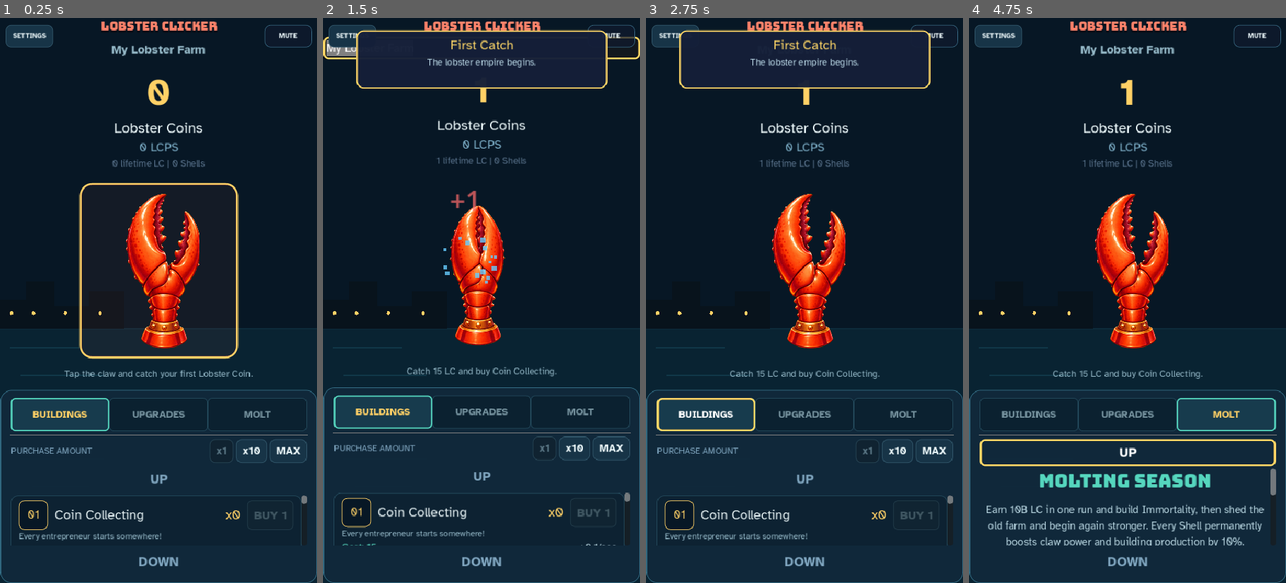
Above: before the commit, frames 1-4 (left to right).
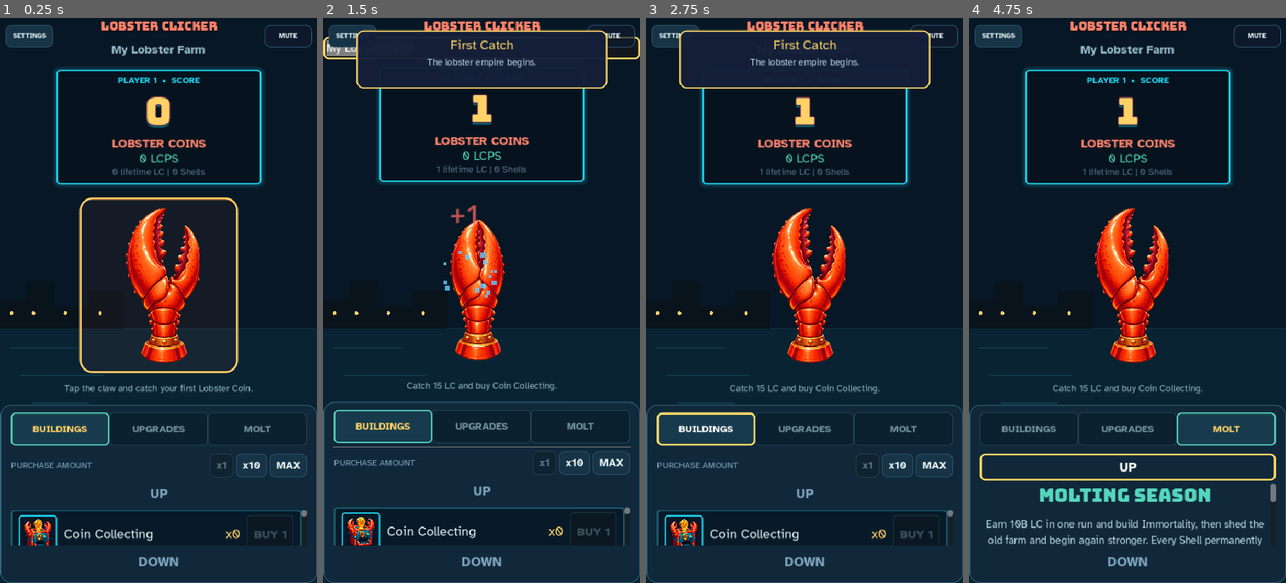
Above: after the commit, the same moments.

Repository: thecryptomasters/lobster-clicker
Game: Godot game, scene res://scenes/main.tscn
The game is run twice, just before and just after one commit, with the same random seed, the same clock (stepped at 60 frames per second) and the same inputs.
Inputs (mouse positions are in pixels of both pictures, inside the frame that each line leads up to; where the layout moved, square brackets give the same spot in the first picture):
- Up to frame 1 (0.25 s): no input
- Up to frame 2 (1.5 s): click "My Lobster Farm" at 0.5 s; click (481, 283) [481, 266] at 1.25 s
- Up to frame 3 (2.75 s): click "BUILDINGS" at 2 s
- Up to frame 4 (4.75 s): click "UPGRADES" at 2.75 s; click "MOLT" at 3.5 s; click "UP" at 4.25 s

The runs differ from the first frame. In frame 1, 13% of the frame differs, in the area x 0-100%, y 8-94%; in frame 2, 11%; in frame 3, 11%; in frame 4, 15%.

Commit message:
feat: shape neo arcade visual identity

Diff:
--- a/scenes/building_item.gd
+++ b/scenes/building_item.gd
@@ -1,4 +1,10 @@
 extends PanelContainer
+
+const BUILDING_ICONS: Array[Texture2D] = [
+	preload("res://assets/art/buildings/coin_collecting.png"),
+	preload("res://assets/art/buildings/lobster_memes.png"),
+	preload("res://assets/art/buildings/fishcord_server.png"),
+]
 
 var building_index: int = 0
 
@@ -10,6 +16,8 @@
 @onready var buy_button: Button = %BuyButton
 @onready var total_lps_label: Label = %TotalLpsLabel
 @onready var icon_badge: Label = %IconBadge
+@onready var icon_frame: PanelContainer = %IconFrame
+@onready var icon_texture: TextureRect = %IconTexture
 
 var _affordable_style: StyleBoxFlat
 var _unaffordable_style: StyleBoxFlat
@@ -25,69 +33,78 @@
 	GameManager.purchase_mode_changed.connect(_on_purchase_mode_changed)
 
 	_affordable_style = StyleBoxFlat.new()
-	_affordable_style.bg_color = Color("#e9553f")
-	_affordable_style.border_width_left = 1
-	_affordable_style.border_width_top = 1
-	_affordable_style.border_width_right = 1
-	_affordable_style.border_width_bottom = 1
-	_affordable_style.border_color = Color("#ff846b")
-	_affordable_style.corner_radius_top_left = 6
-	_affordable_style.corner_radius_top_right = 6
-	_affordable_style.corner_radius_bottom_left = 6
-	_affordable_style.corner_radius_bottom_right = 6
+	_affordable_style.bg_color = Color("#d9453d")
+	_affordable_style.border_width_left = 2
+	_affordable_style.border_width_top = 2
+	_affordable_style.border_width_right = 2
+	_affordable_style.border_width_bottom = 2
+	_affordable_style.border_color = Color("#ffd166")
+	_affordable_style.corner_radius_top_left = 4
+	_affordable_style.corner_radius_top_right = 4
+	_affordable_style.corner_radius_bottom_left = 4
+	_affordable_style.corner_radius_bottom_right = 4
 	_affordable_style.content_margin_left = 8.0
 	_affordable_style.content_margin_right = 8.0
 	_affordable_style.content_margin_top = 4.0
 	_affordable_style.content_margin_bottom = 4.0
 
 	_unaffordable_style = StyleBoxFlat.new()
-	_unaffordable_style.bg_color = Color("#173447")
+	_unaffordable_style.bg_color = Color("#102331")
 	_unaffordable_style.border_width_left = 1
 	_unaffordable_style.border_width_top = 1
 	_unaffordable_style.border_width_right = 1
 	_unaffordable_style.border_width_bottom = 1
-	_unaffordable_style.border_color = Color("#31566a")
-	_unaffordable_style.corner_radius_top_left = 6
-	_unaffordable_style.corner_radius_top_right = 6
-	_unaffordable_style.corner_radius_bottom_left = 6
-	_unaffordable_style.corner_radius_bottom_right = 6
+	_unaffordable_style.border_color = Color("#274f62")
+	_unaffordable_style.corner_radius_top_left = 4
+	_unaffordable_style.corner_radius_top_right = 4
+	_unaffordable_style.corner_radius_bottom_left = 4
+	_unaffordable_style.corner_radius_bottom_right = 4
 	_unaffordable_style.content_margin_left = 8.0
 	_unaffordable_style.content_margin_right = 8.0
 	_unaffordable_style.content_margin_top = 4.0
 	_unaffordable_style.content_margin_bottom = 4.0
 
 	_card_style = StyleBoxFlat.new()
-	_card_style.bg_color = Color("#0d2232")
-	_card_style.border_width_left = 1
-	_card_style.border_width_top = 1
-	_card_style.border_width_right = 1
-	_card_style.border_width_bottom = 1
-	_card_style.border_color = Color("#23495b")
-	_card_style.corner_radius_top_left = 10
-	_card_style.corner_radius_top_right = 10
-	_card_style.corner_radius_bottom_left = 10
-	_card_style.corner_radius_bottom_right = 10
+	_card_style.bg_color = Color("#081a28")
+	_card_style.border_width_left = 2
+	_card_style.border_width_top = 2
+	_card_style.border_width_right = 2
+	_card_style.border_width_bottom = 2
+	_card_style.border_color = Color("#1f6075")
+	_card_style.corner_radius_top_left = 5
+	_card_style.corner_radius_top_right = 5
+	_card_style.corner_radius_bottom_left = 5
+	_card_style.corner_radius_bottom_right = 5
+	_card_style.shadow_color = Color(0.02, 0.9, 1.0, 0.08)
+	_card_style.shadow_size = 3
 	_card_style.content_margin_left = 12.0
 	_card_style.content_margin_right = 12.0
 	_card_style.content_margin_top = 8.0
 	_card_style.content_margin_bottom = 8.0
 
 	_card_affordable_style = _card_style.duplicate() as StyleBoxFlat
-	_card_affordable_style.bg_color = Color("#102d3d")
-	_card_affordable_style.border_color = Color("#3a7180")
+	_card_affordable_style.bg_color = Color("#0d2b39")
+	_card_affordable_style.border_color = Color("#55d6be")
+	_card_affordable_style.shadow_color = Color(0.33, 0.84, 0.75, 0.22)
+	_card_affordable_style.shadow_size = 5
 
 	_badge_style = StyleBoxFlat.new()
 	_badge_style.bg_color = Color("#071725")
-	_badge_style.border_width_left = 1
-	_badge_style.border_width_top = 1
-	_badge_style.border_width_right = 1
-	_badge_style.border_width_bottom = 1
-	_badge_style.border_color = Color("#ffd166")
-	_badge_style.corner_radius_top_left = 8
-	_badge_style.corner_radius_top_right = 8
-	_badge_style.corner_radius_bottom_left = 8
-	_badge_style.corner_radius_bottom_right = 8
-	icon_badge.add_theme_stylebox_override("normal", _badge_style)
+	_badge_style.border_width_left = 2
+	_badge_style.border_width_top = 2
+	_badge_style.border_width_right = 2
+	_badge_style.border_width_bottom = 2
+	_badge_style.border_color = Color("#1dd9f2")
+	_badge_style.corner_radius_top_left = 4
+	_badge_style.corner_radius_top_right = 4
+	_badge_style.corner_radius_bottom_left = 4
+	_badge_style.corner_radius_bottom_right = 4
+	_badge_style.content_margin_left = 3.0
+	_badge_style.content_margin_right = 3.0
+	_badge_style.content_margin_top = 3.0
+	_badge_style.content_margin_bottom = 3.0
+	icon_frame.add_theme_stylebox_override("panel", _badge_style)
+	icon_texture.pivot_offset = icon_texture.size * 0.5
 
 	_refresh()
 
@@ -99,6 +116,16 @@
 func _refresh() -> void:
 	var def: Dictionary = GameManager.building_defs[building_index]
 	icon_badge.text = "%02d" % (building_index + 1)
+	if building_index < BUILDING_ICONS.size():
+		icon_texture.texture = BUILDING_ICONS[building_index]
+		icon_texture.visible = true
+		icon_badge.visible = false
+		icon_frame.tooltip_text = "%s arcade cabinet" % def["name"]
+	else:
+		icon_texture.texture = null
+		icon_texture.visible = false
+		icon_badge.visible = true
+		icon_frame.tooltip_text = "Building %02d" % (building_index + 1)
 	name_label.text = def["name"]
 	desc_label.text = def["desc"]
 	var cost := GameManager.get_selected_building_cost(building_index)
@@ -157,9 +184,15 @@
 	if index == building_index:
 		_refresh()
 		if not GameManager.reduced_motion:
-			var tween := create_tween()
-			modulate = Color("#ffd166")
-			tween.tween_property(self, "modulate", Color.WHITE, 0.22)
+			icon_texture.pivot_offset = icon_texture.size * 0.5
+			icon_texture.scale = Vector2(0.82, 0.82)
+			icon_texture.modulate = Color("#fff2a8")
+			var tween := create_tween().set_parallel(true)
+			tween.set_trans(Tween.TRANS_BACK).set_ease(Tween.EASE_OUT)
+			tween.tween_property(icon_texture, "scale", Vector2.ONE, 0.28)
+			tween.tween_property(icon_texture, "modulate", Color.WHITE, 0.24)
+			modulate = Color("#6fffe9")
+			tween.tween_property(self, "modulate", Color.WHITE, 0.3)
 
 func _on_lps_changed(_lps: float) -> void:
 	if is_node_ready():
--- a/scenes/building_item.tscn
+++ b/scenes/building_item.tscn
@@ -3,7 +3,7 @@
 [ext_resource type="Script" path="res://scenes/building_item.gd" id="1_script"]
 
 [node name="BuildingItem" type="PanelContainer"]
-custom_minimum_size = Vector2(0, 96)
+custom_minimum_size = Vector2(0, 108)
 size_flags_horizontal = 3
 script = ExtResource("1_script")
 
@@ -15,10 +15,21 @@
 layout_mode = 2
 theme_override_constants/separation = 10
 
-[node name="IconBadge" type="Label" parent="VBox/TopRow"]
+[node name="IconFrame" type="PanelContainer" parent="VBox/TopRow"]
 unique_name_in_owner = true
 layout_mode = 2
-custom_minimum_size = Vector2(44, 44)
+custom_minimum_size = Vector2(58, 58)
+
+[node name="IconTexture" type="TextureRect" parent="VBox/TopRow/IconFrame"]
+unique_name_in_owner = true
+layout_mode = 2
+mouse_filter = 2
+expand_mode = 1
+stretch_mode = 5
+
+[node name="IconBadge" type="Label" parent="VBox/TopRow/IconFrame"]
+unique_name_in_owner = true
+layout_mode = 2
 text = "01"
 horizontal_alignment = 1
 vertical_alignment = 1
--- a/scenes/main.gd
+++ b/scenes/main.gd
@@ -31,6 +31,9 @@
 @onready var farm_name_button: Button = %FarmNameButton
 @onready var farm_name_edit: LineEdit = %FarmNameEdit
 @onready var lobster_count_label: Label = %LobsterCountLabel
+@onready var score_panel: PanelContainer = %ScorePanel
+@onready var score_header: Label = %ScoreHeader
+@onready var lobster_word: Label = %LobsterWord
 @onready var lps_label: Label = %LpsLabel
 @onready var lifetime_label: Label = %LifetimeLabel
 @onready var claw_button: Button = %ClawButton
@@ -358,9 +361,9 @@
 	else:
 		lps_label.text = "%s LCPS" % GameManager.format_number(effective_lps)
 	if boost_mult > 1.0 or GameManager.single_building_boost_time > 0:
-		lps_label.add_theme_color_override("font_color", Color("#f39c12"))
+		lps_label.add_theme_color_override("font_color", COIN_GOLD)
 	else:
-		lps_label.add_theme_color_override("font_color", Color(0.5, 0.7, 0.8, 1))
+		lps_label.add_theme_color_override("font_color", SEAFOAM)
 
 var _click_debounce: float = 0.0
 const CLICK_DEBOUNCE_TIME := 0.05
@@ -487,7 +490,22 @@
 	theme.set_stylebox("disabled", "Button", _make_style(Color("#102331"), Color("#274555")))
 
 	title_label.add_theme_font_override("font", DisplayFont)
-	lobster_count_label.add_theme_font_override("font", UiBoldFont)
+	lobster_count_label.add_theme_font_override("font", DisplayFont)
+	lobster_count_label.add_theme_constant_override("outline_size", 5)
+	lobster_count_label.add_theme_color_override("font_outline_color", Color("#5d2348"))
+	lobster_count_label.add_theme_constant_override("shadow_offset_x", 0)
+	lobster_count_label.add_theme_constant_override("shadow_offset_y", 4)
+	lobster_count_label.add_theme_color_override("font_shadow_color", Color(0.05, 0.95, 1.0, 0.32))
+	score_header.add_theme_font_override("font", UiBoldFont)
+	lobster_word.add_theme_font_override("font", UiBoldFont)
+	var score_style := _make_style(Color("#06131f"), Color("#1dd9f2"), 5, 2)
+	score_style.content_margin_left = 18.0
+	score_style.content_margin_right = 18.0
+	score_style.content_margin_top = 8.0
+	score_style.content_margin_bottom = 9.0
+	score_style.shadow_color = Color(0.11, 0.85, 0.95, 0.22)
+	score_style.shadow_size = 7
+	score_panel.add_theme_stylebox_override("panel", score_style)
 	shell_count_label.add_theme_font_override("font", UiBoldFont)
 	var molt_title := get_node_or_null("RootContainer/RightPanel/VBox/ScrollContainer/MoltContainer/MoltTitle") as Label
 	if molt_title:
--- a/scenes/main.tscn
+++ b/scenes/main.tscn
@@ -106,7 +106,25 @@
 layout_mode = 2
 custom_minimum_size = Vector2(0, 4)
 
-[node name="LobsterCountLabel" type="Label" parent="RootContainer/LeftSection"]
+[node name="ScorePanel" type="PanelContainer" parent="RootContainer/LeftSection"]
+unique_name_in_owner = true
+layout_mode = 2
+size_flags_horizontal = 4
+custom_minimum_size = Vector2(310, 0)
+
+[node name="ScoreVBox" type="VBoxContainer" parent="RootContainer/LeftSection/ScorePanel"]
+layout_mode = 2
+theme_override_constants/separation = 0
+
+[node name="ScoreHeader" type="Label" parent="RootContainer/LeftSection/ScorePanel/ScoreVBox"]
+unique_name_in_owner = true
+layout_mode = 2
+text = "PLAYER 1  •  SCORE"
+horizontal_alignment = 1
+theme_override_colors/font_color = Color(0.1137, 0.851, 0.949, 1)
+theme_override_font_sizes/font_size = 13
+
+[node name="LobsterCountLabel" type="Label" parent="RootContainer/LeftSection/ScorePanel/ScoreVBox"]
 unique_name_in_owner = true
 layout_mode = 2
 text = "0"
@@ -114,22 +132,23 @@
 theme_override_colors/font_color = Color(1, 0.8196, 0.4, 1)
 theme_override_font_sizes/font_size = 56
 
-[node name="LobsterWord" type="Label" parent="RootContainer/LeftSection"]
-layout_mode = 2
-text = "Lobster Coins"
-horizontal_alignment = 1
-theme_override_colors/font_color = Color(0.9176, 0.9647, 0.9725, 1)
-theme_override_font_sizes/font_size = 22
-
-[node name="LpsLabel" type="Label" parent="RootContainer/LeftSection"]
+[node name="LobsterWord" type="Label" parent="RootContainer/LeftSection/ScorePanel/ScoreVBox"]
+unique_name_in_owner = true
+layout_mode = 2
+text = "LOBSTER COINS"
+horizontal_alignment = 1
+theme_override_colors/font_color = Color(1, 0.5137, 0.4196, 1)
+theme_override_font_sizes/font_size = 18
+
+[node name="LpsLabel" type="Label" parent="RootContainer/LeftSection/ScorePanel/ScoreVBox"]
 unique_name_in_owner = true
 layout_mode = 2
 text = "0 LCPS"
 horizontal_alignment = 1
-theme_override_colors/font_color = Color(0.5, 0.7, 0.8, 1)
-theme_override_font_sizes/font_size = 18
-
-[node name="BoostHudLabel" type="Label" parent="RootContainer/LeftSection"]
+theme_override_colors/font_color = Color(0.3333, 0.8392, 0.7451, 1)
+theme_override_font_sizes/font_size = 18
+
+[node name="BoostHudLabel" type="Label" parent="RootContainer/LeftSection/ScorePanel/ScoreVBox"]
 unique_name_in_owner = true
 visible = false
 layout_mode = 2
@@ -137,7 +156,7 @@
 horizontal_alignment = 1
 theme_override_font_sizes/font_size = 14
 
-[node name="LifetimeLabel" type="Label" parent="RootContainer/LeftSection"]
+[node name="LifetimeLabel" type="Label" parent="RootContainer/LeftSection/ScorePanel/ScoreVBox"]
 unique_name_in_owner = true
 layout_mode = 2
 text = "0 lifetime LC"
--- a/tests/run_tests.gd
+++ b/tests/run_tests.gd
@@ -247,6 +247,11 @@
 	_expect(main_ui.current_tab == main_ui.Tab.MOLT, "tab cycling skips locked consumables")
 	_expect(main_ui.theme.get_stylebox("focus", "Button") != null, "keyboard/controller focus uses a high-visibility ring")
 	_expect(main_ui.hero_claw.texture != null, "visual-polish hero claw asset is loaded")
+	_expect(main_ui.score_panel.get_theme_stylebox("panel") != null, "neo-arcade score cabinet is styled")
+	var arcade_first_building = main_ui.building_container.get_child(0)
+	_expect(arcade_first_building.icon_texture.texture != null and arcade_first_building.icon_badge.visible == false, "first building uses illustrated arcade cabinet art")
+	var numbered_fourth_building = main_ui.building_container.get_child(3)
+	_expect(numbered_fourth_building.icon_texture.texture == null and numbered_fourth_building.icon_badge.visible, "later buildings retain readable numbered placeholders")
 	_expect(main_ui.get_node_or_null("HarborBackdrop") != null, "Midnight Harbor backdrop is present")
 	_expect(main_ui.title_label.get_theme_font("font") != null, "local display typography is applied")
 	main_ui._refresh_molt()
Binary file added: assets/art/buildings/coin_collecting.png
Not shown, added: assets/art/buildings/coin_collecting.png.import
Binary file added: assets/art/buildings/fishcord_server.png
Not shown, added: assets/art/buildings/fishcord_server.png.import
Binary file added: assets/art/buildings/lobster_memes.png
Not shown, added: assets/art/buildings/lobster_memes.png.import
Binary file added: docs/art-source/buildings/coin_collecting_chroma.png
Not shown, added: docs/art-source/buildings/coin_collecting_chroma.png.import
Binary file added: docs/art-source/buildings/fishcord_server_chroma.png
Not shown, added: docs/art-source/buildings/fishcord_server_chroma.png.import
Binary file added: docs/art-source/buildings/lobster_memes_chroma.png
Not shown, added: docs/art-source/buildings/lobster_memes_chroma.png.import
(and 3 more such lines)
